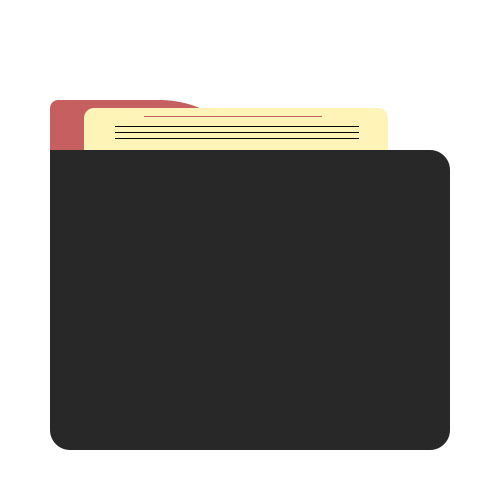
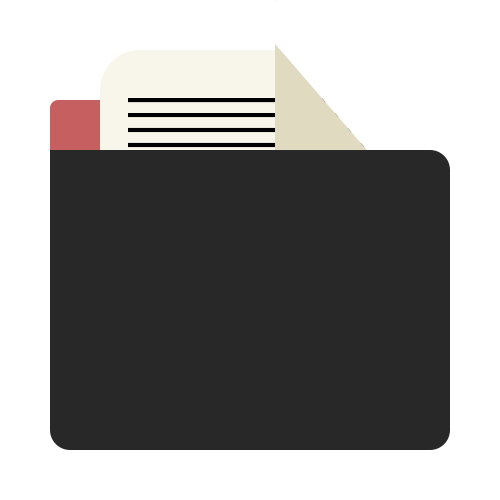
Layer changes from the first 500x500 image to the second:
added group "File" with 4 layers above "Rounded Rectangle 2" over [100, 0, 388, 150]
added layer "Rounded Rectangle 2 copy" in group "File" over [275, 0, 388, 150]
added layer "Shape 3" in group "File" over [128, 98, 367, 150]
moved "Shape 2" into group "File", painted on it over [144, 116, 322, 117]
removed layer "Shape 1" over [115, 126, 359, 139]
added layer "Rounded Rectangle 2" (1st of 2, in "File") in group "File" over [100, 50, 388, 150]
hid "Rounded Rectangle 2" (2nd of 2) over [84, 108, 388, 150]
